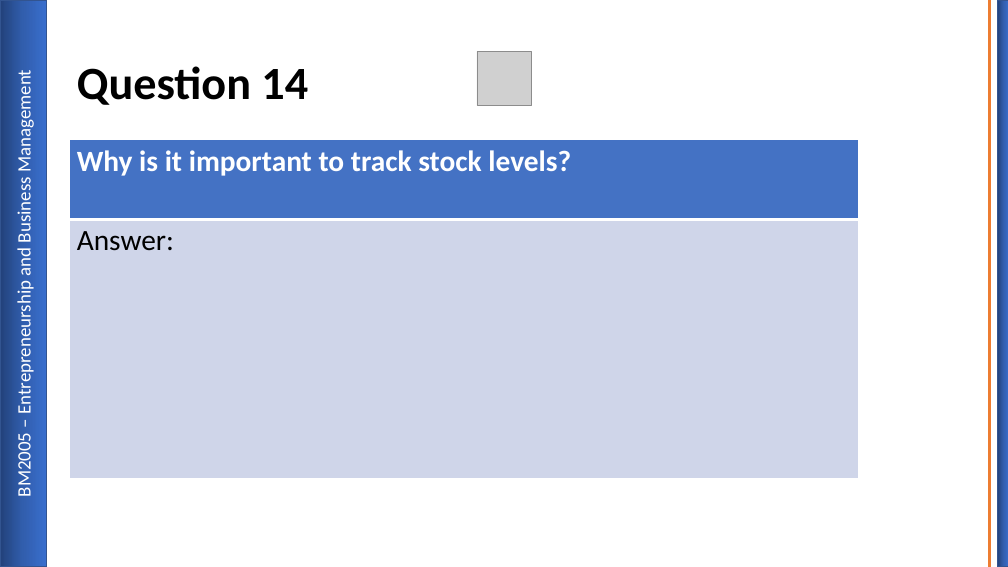
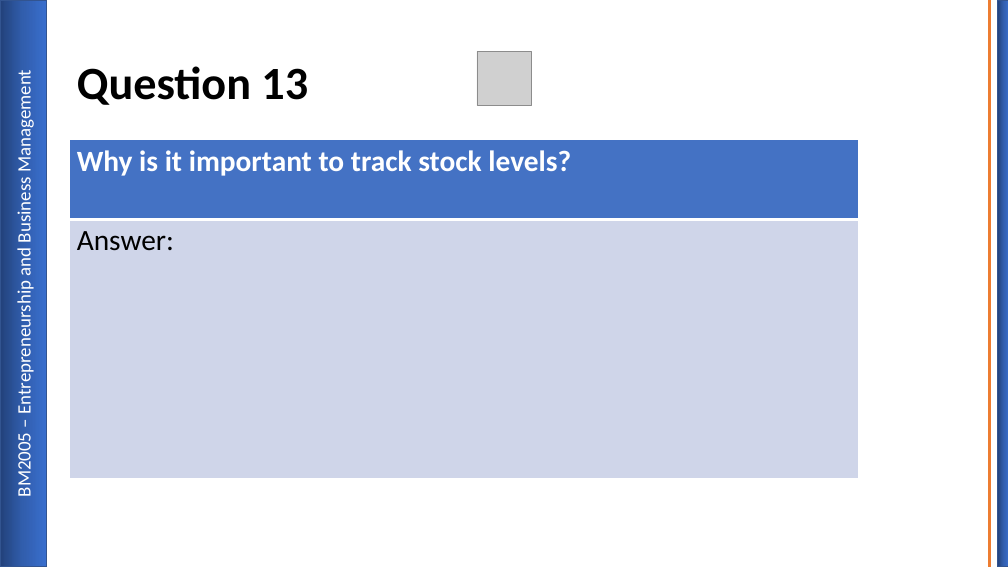
Before and after one commit to gcscourseware/BM2005EntrepreneurshipandBM, a slide deck: slide 26 of LessonAssets/BM2005 Entrepreneurship and BM First Formative.pptx (slide 27 before the commit). Drawn at 1008x567 pixels with LibreOffice and Linux fonts; fonts in the diff are those of the drawing; grey boxes stand for pictures; background and template pictures are left out. Boxes give left, top, right and bottom in pixels: in the first picture for what was removed or moved away, otherwise in the second. Text is boxed around its words. In the diff, an @@ line names an element or a change of style, - is before the commit and + after.

```diff
--- a/LessonAssets/BM2005 Entrepreneurship and BM First Formative.pptx
+++ b/LessonAssets/BM2005 Entrepreneurship and BM First Formative.pptx
@@ title at (77,66,308,105): text changed @@
-Question 14
+Question 13
```
Also in this commit, not shown: 11 other slides changed, 1 slide removed, 3 other files.
